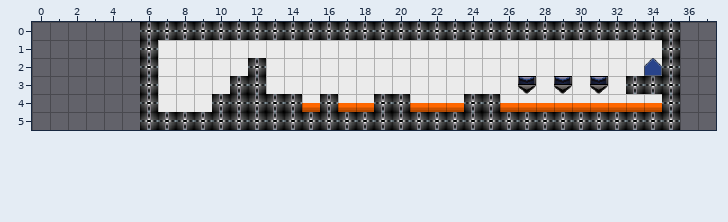
Two versions of a level (Tiled map (JSON), Projects/Project 2 - Anything/Final/assets/tilemaps/level_one.json). This is how it looked before the edit.
Cells are 32x32 px. Shown: x 0..37, y 0..5. The old version is drawn lined up with the new one.
After:
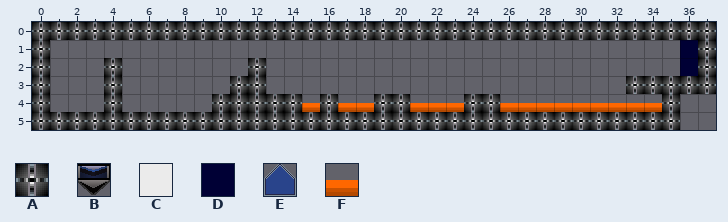
Key: from "DDTileset": A 0, B 4, C 6, D 8, E 11, F 22.
_ is an empty cell, . an unchanged one.
Objects are placed by their top-left corner, in cells (3,4 is the top-left corner of cell 3,4); size is 1x1 cell unless given.
Changes in this commit:
map size 30x6 -> 38x6 cells (old content now starts at 6,0; both pictures use the new coordinates)
--- layer "BackDrop" (removed)
@@ x 7..34 @@
-1 CCCCCCCCCCCCCCCCCCCCCCCCCCCC
-2 CCCCC.CCCCCCCCCCCCCCCCCCCCCC
-3 CCCC..CCCCCCCCCCCCCCCCCCCC..
-4 CCC.....C.CC..CCC..CCCCCCCCC
+1 ____________________________
+2 _____.______________________
+3 ____..____________________..
+4 ___....._.__..___.._________
--- layer "PlatformLayoutLv1"
@@ x 0..37 @@
-0 ______..............................__
-1 _.....A............................A._
-2 _..._.A...........................EA._
-3 _..._.A....................B.B.B....__
-4 _..._.A........F.FF..FFF..FFFFFFFFF...
-5 ______................................
+0 AAAAAA..............................AA
+1 A....._............................_.A
+2 A...A._...........................__.A
+3 A...A._...................._._._....AA
+4 A...A._........_.__..___.._________...
+5 AAAAAA................................
--- layer "Door1" (added)
+D at 36,1
+D at 36,2
--- layer "LavaHazard"
+F at 27,4
+F at 28,4
+F at 29,4
+F at 30,4
+F at 32,4
+F at 31,4
+F at 33,4
+F at 34,4
+F at 26,4
+F at 23,4
+F at 22,4
+F at 21,4
+F at 18,4
+F at 17,4
+F at 15,4
